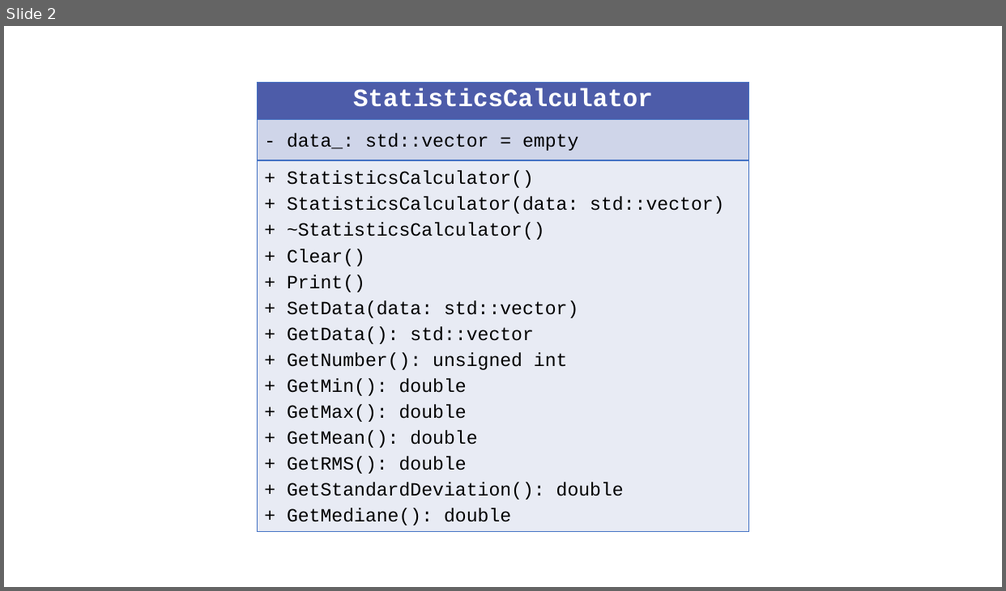
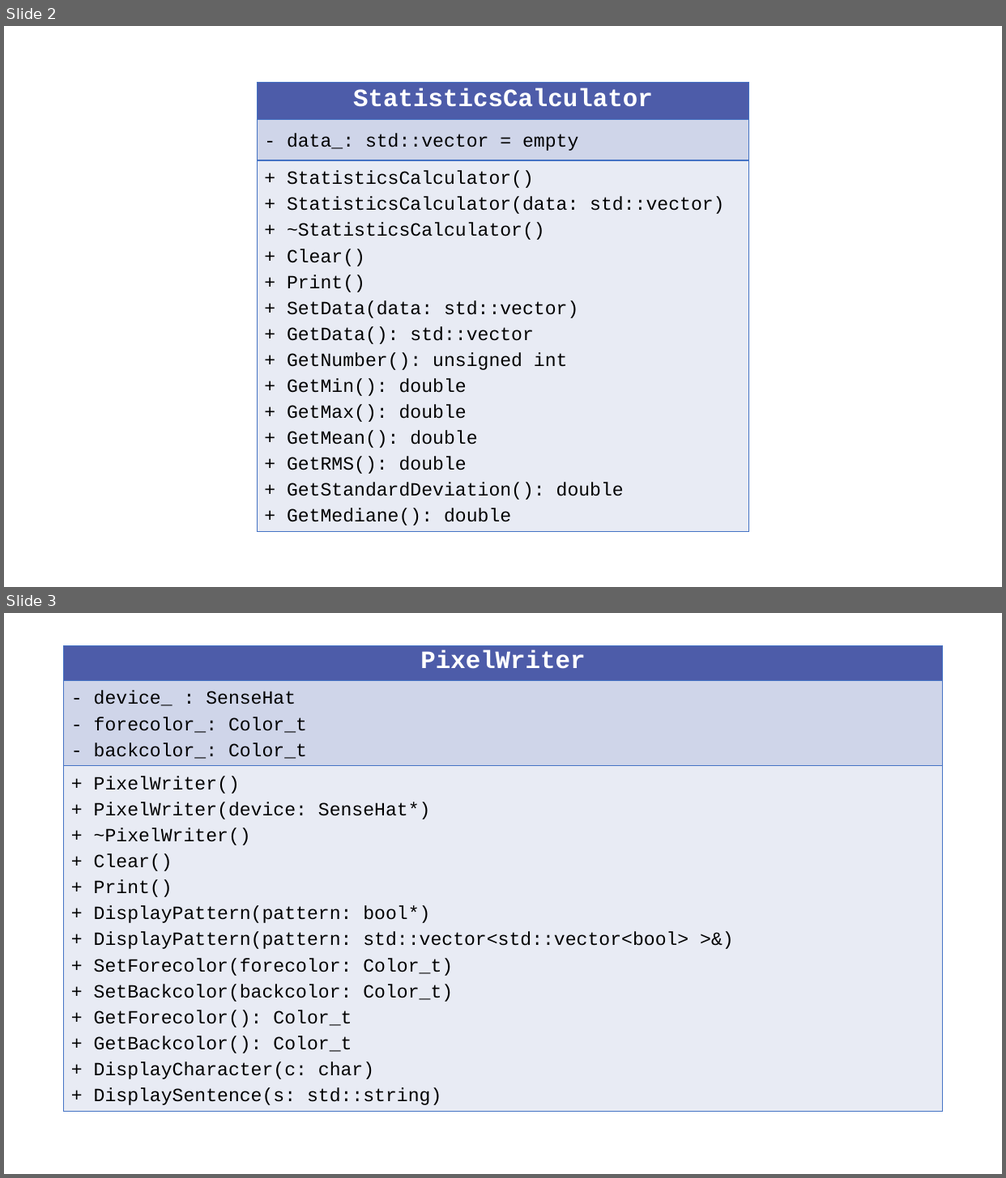
Before and after one commit to echabert/ESIPAP-RPI, a slide deck: doc/session2/UML.pptx. Shown one above the other, each under a label of ours: slide 2 before the commit, slides 2 and 3 after it. The pictures are 1006x591 and 1006x1178 pixels, drawn with LibreOffice and Linux fonts; fonts in the diff are those of the drawing. Boxes give left, top, right and bottom in pixels: in the first picture for what was removed or moved away, otherwise in the second. Text is boxed around its words. In the diff, an @@ line names an element or a change of style, - is before the commit and + after.

Commit message:
Adding PixelWriter UML Diagram

```diff
--- a/doc/session2/UML.pptx
+++ b/doc/session2/UML.pptx
@@ slide 3 added at <box>4,613,1002,1174</box>, background #FFFFFF @@
@@ table added at <box>64,646,943,1110</box>, 3 rows, 1 columns @@
+PixelWriter
+- device_ : SenseHat / - forecolor_: Color_t / - backcolor_: Color_t
++ PixelWriter() / + PixelWriter(device: SenseHat*) / + ~PixelWriter() / + Clear() / + Print() / + DisplayPattern(pattern: bool*) / + DisplayPattern(pattern: std::vector<std::vector<bool> >&) / + SetForecolor(forecolor: Color_t) / + SetBackcolor(backcolor: Color_t) / + GetForecolor(): Color_t / + GetBackcolor(): Color_t / + DisplayCharacter(c: char) / + DisplaySentence(s: std::string)
```
Also in this commit, not shown: 1 slide removed, 1 other file.
